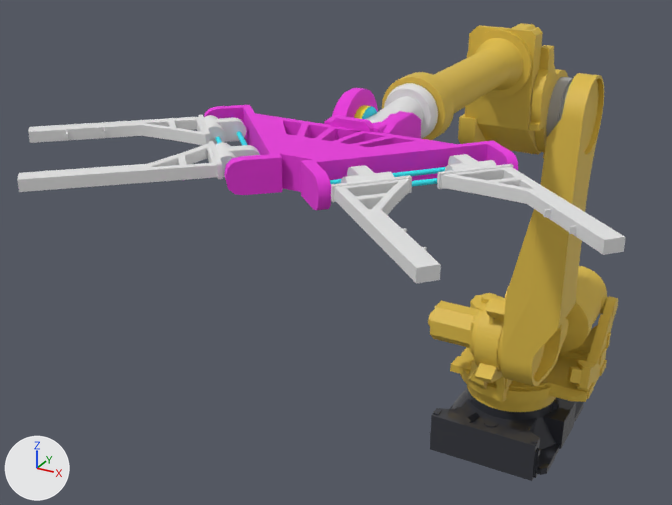
What one commit did to the FBX model Assets/Project/3D/ARM.FBX.
Both versions are drawn from a 50 mm camera at (1.18, -3.93, 2.75) aimed at (-0.38, -1.09, 1.32). The axes (+X, +Y, +Z) are drawn at lower left. The lights are the same throughout. Where no turn or scale is listed for an object, it has been applied to the vertices. Vertices at the same position are counted once.

Names of what the first picture shows: 'Arm_A', 'Arm_B', 'Arm_C', 'Arm_D', 'Arm_E', 'Base', 'Clip_L1', 'Clip_L2', 'Clip_R1', 'Clip_R2'.
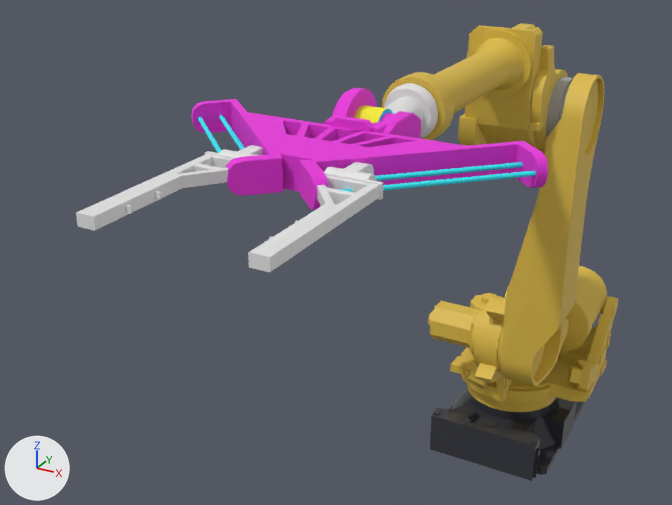
Location of each change, (x1, y1, x2, y2) in pixels of the pictures (672 x 505 px; the box of a moved part takes in the faces that stretch with it):
'Arm_E', reshaped (14% wider): before (204, 88, 518, 210); after (191, 88, 548, 210)
'Clip_L1', deleted: before (437, 154, 626, 255)
'Clip_L2', deleted: before (331, 165, 441, 284)
'Clip_L', added: after (248, 162, 383, 272)
'Clip_R2', deleted: before (17, 141, 260, 192)
'Clip_R', added: after (76, 145, 263, 231)
'Clip_R1', deleted: before (28, 115, 246, 145)
part 1 of me_mesh_005, moved or reshaped: before (204, 105, 518, 210); after (191, 99, 548, 210)
part 2 of me_mesh_005, moved or reshaped: before (354, 105, 394, 119); after (354, 105, 394, 123)

What changed in the scene script:
```text
Change me_mesh_005:
    used by ob_arm_e; location = (0.006, -1.528, 1.972)
    remove me_mesh_005.from_pydata(...)  # 1124 vertices, 2228 faces; spans x -0.502..0.488, y -0.589..0.112, z -0.112..0.112
    add me_mesh_005.from_pydata(...)  # 1172 vertices, 2324 faces; spans x -0.571..0.556, y -0.592..0.112, z -0.112..0.112
    me_mesh_005 part 1: 268 vertices moved from x -0.502..0.488, y -0.589..-0.096, z -0.045..0.048 to x -0.571..0.556, y -0.592..-0.058, z -0.045..0.048; 12 vertices removed from x -0.502..0.488, y -0.589..-0.111, z -0.045..0.048; 60 vertices added at x -0.571..0.556, y -0.592..-0.058, z -0.045..0.048
    me_mesh_005 part 2: 48 vertices moved from x -0.039..0.033, y -0.061..0.064, z -0.061..0.064 to x 0.004..0.017, y -0.061..0.064, z -0.061..0.064
Add me_mesh_006_1:
    me_mesh_006_1.from_pydata(...)  # 256 vertices, 512 faces; spans x 0.049..0.253, y -0.994..-0.383, z -0.021..0.039
Add me_mesh_007_1:
    me_mesh_007_1.from_pydata(...)  # 256 vertices, 512 faces; spans x -0.263..-0.059, y -0.995..-0.392, z -0.021..0.039
Remove ob_clip_l1:
    ob_clip_l1 = bpy.data.objects.new('Clip_L1', me_mesh_006)
    ob_clip_l1.location = (0.006, -1.528, 1.972)
Remove ob_clip_r2:
    ob_clip_r2 = bpy.data.objects.new('Clip_R2', me_mesh_009)
    ob_clip_r2.location = (0.006, -1.528, 1.972)
Remove ob_clip_r1:
    ob_clip_r1 = bpy.data.objects.new('Clip_R1', me_mesh_008)
    ob_clip_r1.location = (0.006, -1.528, 1.972)
Remove ob_clip_l2:
    ob_clip_l2 = bpy.data.objects.new('Clip_L2', me_mesh_007)
    ob_clip_l2.location = (0.006, -1.528, 1.972)
Add ob_clip_l:
    ob_clip_l = bpy.data.objects.new('Clip_L', me_mesh_006_1)
    ob_clip_l.location = (0.006, -1.528, 1.972)
Add ob_clip_r:
    ob_clip_r = bpy.data.objects.new('Clip_R', me_mesh_007_1)
    ob_clip_r.location = (0.006, -1.528, 1.972)
```
